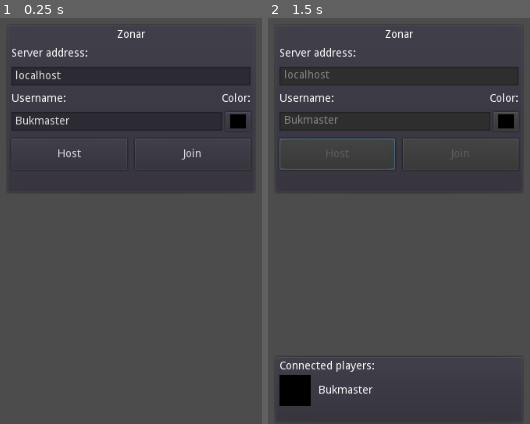
Above: before the commit, frames 1-2 (left to right).
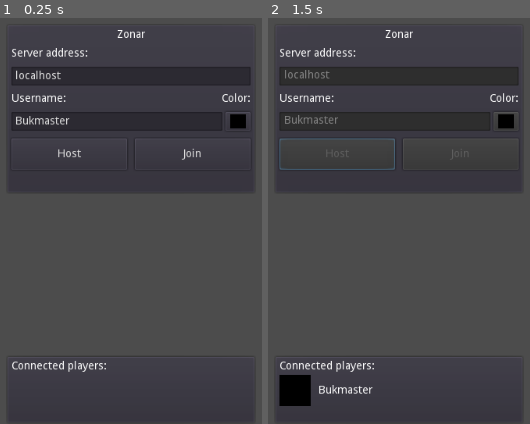
Above: after the commit, the same moments.

Repository: Ghostbird/zonar
Game: Godot game, scene res://levels/lobby.tscn
The game is run twice, just before and just after one commit, with the same random seed, the same clock (stepped at 60 frames per second) and the same inputs.
Inputs (mouse positions are in pixels of both pictures, inside the frame that each line leads up to):
- Up to frame 1 (0.25 s): no input
- Up to frame 2 (1.5 s): tap Enter at 0.5 s; move the mouse to (outside the picture) at 0.52 s; hold Right (ui_right) 0.53-1.25 s; hold 1 (switch_action_1) 0.53-1.25 s; tap Up (ui_up) at 0.77 s; click "Host" at 1.25 s

The runs differ from the first frame. In frame 1, 0.4% of the frame differs, in the area x 4-41%, y 84-88%; in frame 2, nothing differs.

Commit message:
Move script

Diff:
--- a/levels/lobby.tscn
+++ b/levels/lobby.tscn
@@ -1,6 +1,6 @@
 [gd_scene load_steps=3 format=2]
 
-[ext_resource path="res://Lobby.gd" type="Script" id=1]
+[ext_resource path="res://levels/lobby.gd" type="Script" id=1]
 [ext_resource path="res://levels/connectbox.gd" type="Script" id=2]
 
 [node name="lobby" type="Control"]
@@ -109,7 +109,6 @@
 custom_colors/font_color = Color( 1, 0, 0, 1 )
 
 [node name="playerbox" type="PanelContainer" parent="."]
-visible = false
 anchor_left = 0.5
 anchor_top = 1.0
 anchor_right = 0.5
Renamed: Lobby.gd -> levels/lobby.gd
